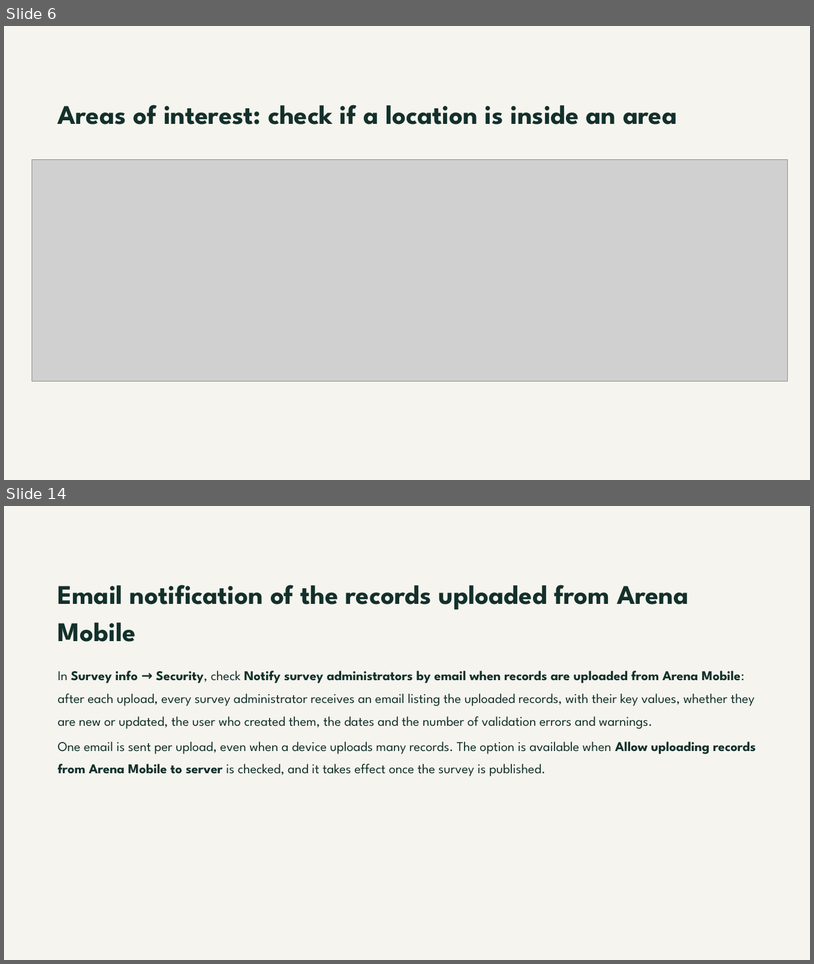
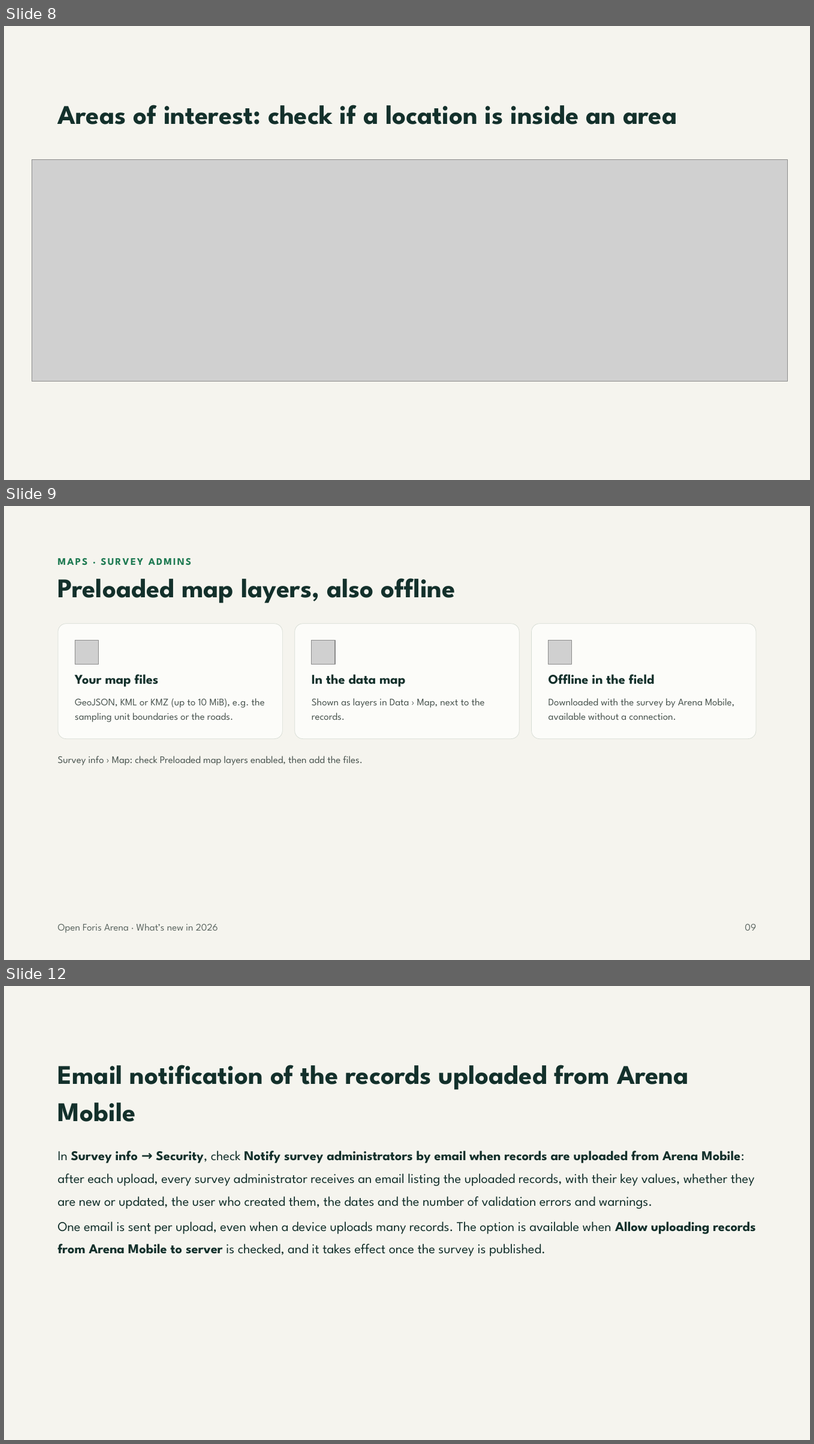
Before and after one commit to openforis/arena, a slide deck: docs/whats-new-2026/arena-whats-new-2026.pptx. Shown one above the other, each under a label of ours: slides 6 and 14 before the commit, slides 8, 9 and 12 after it; the slides between them are not shown. The pictures are 814x964 and 814x1444 pixels, drawn with LibreOffice and Linux fonts; fonts in the diff are those of the drawing; grey boxes stand for pictures. Boxes give left, top, right and bottom in pixels: in the first picture for what was removed or moved away, otherwise in the second. Text is boxed around its words. In the diff, an @@ line names an element or a change of style, - is before the commit and + after.

Commit message:
Docs: What's new in 2026: deck aligned with the video, current Arena and Arena Mobile icons
- Deck (pptx and pdf): slides grouped by area like the video; new slides: sign in with Google and 2FA for everyone, preloaded map layers, position tracking, one AI slide; ODK import no longer beta; Data Explorer slide without the AI query; current Arena logo
- Video: current Arena Mobile icon

```diff
--- a/docs/whats-new-2026/arena-whats-new-2026.pptx
+++ b/docs/whats-new-2026/arena-whats-new-2026.pptx
@@ slide 9 added at (4,506,810,960), background #F5F4EE @@
@@ text added at (58,558,192,565), 12 pt, text #1E7A52, bold @@
+MAPS · SURVEY ADMINS
@@ title added at (58,578,456,603), 32 pt, text #13302B, bold @@
+Preloaded map layers, also offline
@@ rounded rectangle added at (58,624,282,738), fill #FCFCF9, outline #D6DCD4 0.5 pt @@
@@ rounded rectangle added at (295,624,519,738), fill #FCFCF9, outline #D6DCD4 0.5 pt @@
@@ rounded rectangle added at (532,624,756,738), fill #FCFCF9, outline #D6DCD4 0.5 pt @@
@@ picture added at (75,640,98,664) @@
@@ picture added at (312,640,336,664) @@
@@ picture added at (549,640,573,664) @@
@@ text added at (75,674,159,687), 16 pt, text #13302B, bold @@
+Your map files
@@ text added at (312,674,405,687), 16 pt, text #13302B, bold @@
+In the data map
@@ text added at (549,674,655,684), 16 pt, text #13302B, bold @@
+Offline in the field
@@ text added at (75,698,265,722), 12 pt, text #4A5550 @@
+GeoJSON, KML or KMZ (up to 10 MiB), e.g. the sampling unit boundaries or the roads.
@@ text added at (312,698,485,720), 12 pt, text #4A5550 @@
+Shown as layers in Data › Map, next to the records.
@@ text added at (549,698,735,720), 12 pt, text #4A5550 @@
+Downloaded with the survey by Arena Mobile, available without a connection.
@@ text added at (58,756,363,765), 12 pt, text #4A5550 @@
+Survey info › Map: check Preloaded map layers enabled, then add the files.
@@ text added at (58,923,218,933), 12 pt, text #5E6863 @@
+Open Foris Arena · What’s new in 2026
@@ text added at (745,924,756,930), 12 pt, text #5E6863 @@
+09
@@ what was slide 6 is now slide 8 @@
@@ what was slide 14 is now slide 12 @@
```
Also in this commit, not shown: 10 slides changed, 3 other slides added, 3 other files.
